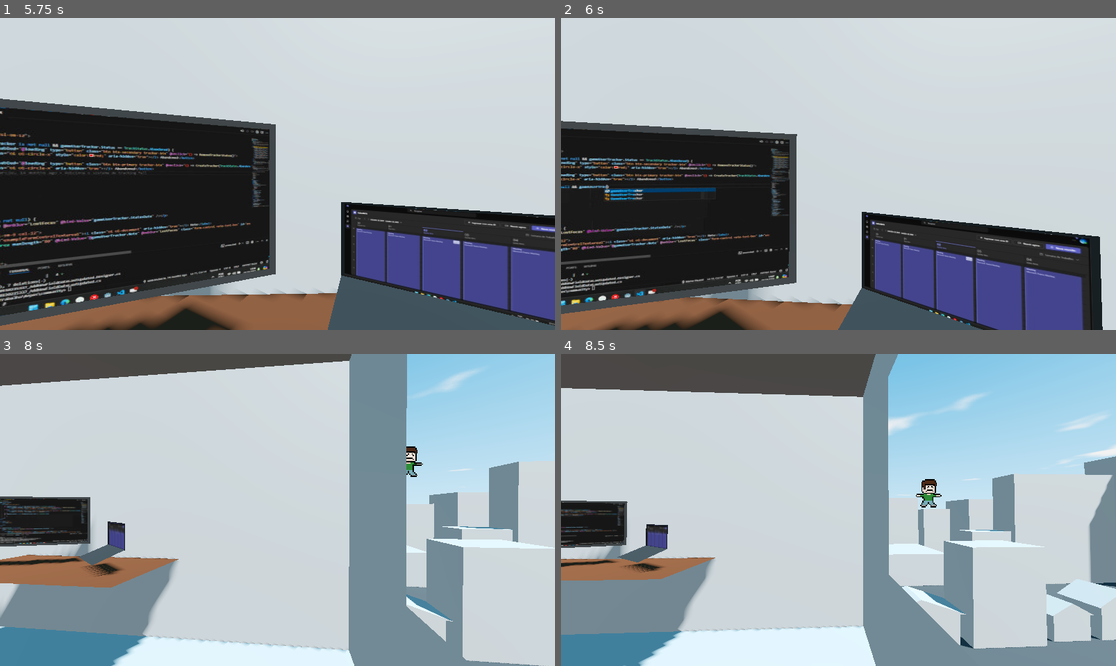
Above: before the commit, frames 1-4 (two rows, left to right).
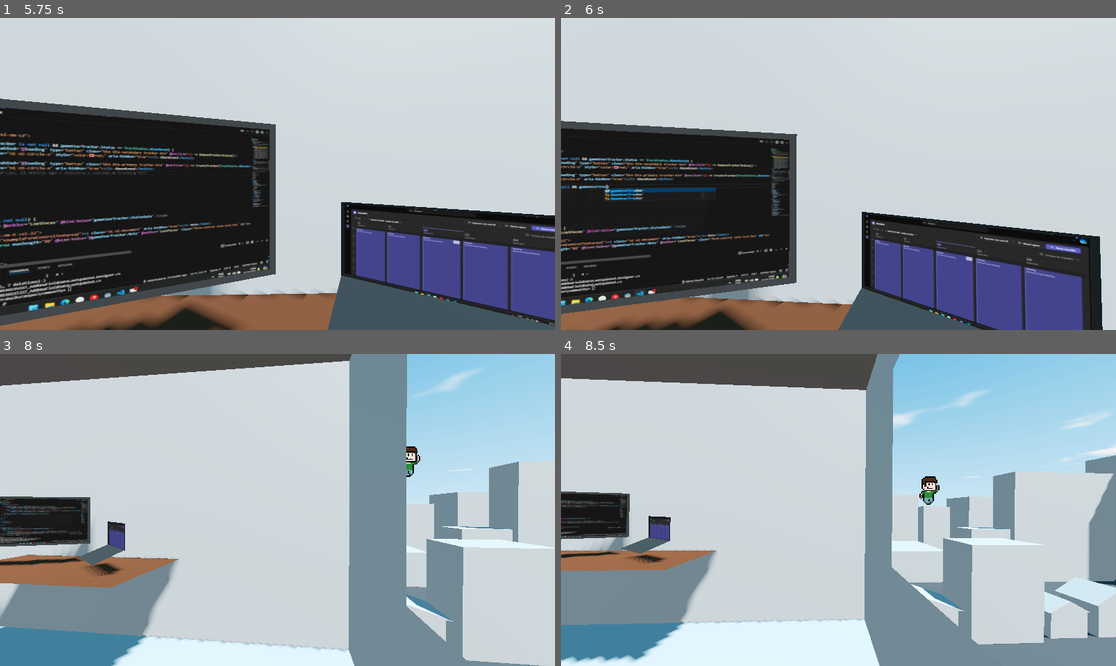
Above: after the commit, the same moments.

Repository: diguifi/were-just-old-kids
Game: Godot game, scene res://scenes/home_office.tscn
Same seed, same stepped clock (60 frames per second), same inputs: the game is played once before the commit and once after it. This scene is started directly instead of the project's main scene.
Inputs (mouse positions are in pixels of both pictures, inside the frame that each line leads up to):
- Up to frame 1 (5.75 s): tap Enter (ui_accept) at 0.5, 1.52, 1.55, 1.82, 2.85, 3.02, 3.32, 4.52, 4.55, 4.82 s; move the mouse to (305, 174) at 0.52 s; hold Enter (ui_accept) 0.53-1.28 s; hold Up (ui_up) from 0.53 s (still down); move the mouse to (249, 174) at 1.27 s; tap Ctrl (crouch) at 1.35, 3.6 s; move the mouse to (288, 167) at 2.02 s; hold Enter (ui_accept) 2.03-2.78 s; tap Shift (sprint) at 2.1, 4.35 s; move the mouse to (271, 180) at 2.77 s; move the mouse to (316, 177) at 3.52 s; hold Enter (ui_accept) 3.53-4.28 s; move the mouse to (233, 170) at 4.27 s; move the mouse to (283, 174) at 5.02 s; hold Enter (ui_accept) from 5.03 s (still down)
- Up to frame 2 (6 s): move the mouse to (816, 167) at 5.77 s; release Up (ui_up) at 5.78 s; release Enter (ui_accept) at 5.78 s; hold Right (ui_right) from 5.78 s (still down); tap Ctrl (crouch) at 5.85 s
- Up to frame 3 (8 s): tap Enter (ui_accept) at 6.02, 6.05, 6.32, 7.35, 7.52, 7.82 s; move the mouse to (305, 510) at 6.52 s; release Right (ui_right) at 6.53 s; hold Enter (ui_accept) 6.53-7.28 s; hold Up (ui_up) from 6.53 s (still down); tap Shift (sprint) at 6.6 s; move the mouse to (249, 510) at 7.27 s
- Up to frame 4 (8.5 s): keep holding Up (ui_up); move the mouse to (849, 503) at 8.02 s; hold Enter (ui_accept) from 8.03 s (still down); tap Ctrl (crouch) at 8.1 s

Frame 1 is identical in both runs. In frame 2, less than 0.1% of the frame differs, in the area x 0-98%, y 32-100%; in frame 3, less than 0.1%; in frame 4, 11%, in the area x 0-100%, y 0-100%.

Commit message:
Adds player animations on city level

Diff:
--- /dev/null
+++ b/managers/death_plane.gd
@@ -0,0 +1,16 @@
+extends Area3D
+
+
+# Called when the node enters the scene tree for the first time.
+func _ready() -> void:
+	pass # Replace with function body.
+
+
+# Called every frame. 'delta' is the elapsed time since the previous frame.
+func _process(delta: float) -> void:
+	pass
+
+
+func _on_body_entered(body: Node3D) -> void:
+	if body.name == 'Player3DCity':
+		body.died()
--- a/managers/player_3d_city.gd
+++ b/managers/player_3d_city.gd
@@ -1,12 +1,18 @@
 extends CharacterBody3D
 
 @export_node_path("CharacterBody3D") var player_path
+@onready var anim = $AnimatedSprite3D
 var distance_to_player = 1
 
 const SPEED = 5.0
 const JUMP_VELOCITY = 4.5
 var current_jump_velocity = 4.5
 var current_speed = 5.0
+var initial_position
+
+func _ready() -> void:
+	anim.play("default")
+	initial_position = position
 
 func _physics_process(delta: float) -> void:
 	if player_path:
@@ -21,6 +27,7 @@
 
 	# Handle jump.
 	if Input.is_action_just_pressed("ui_accept") and is_on_floor():
+		anim.play("jump")
 		velocity.y = current_jump_velocity
 
 	# Get the input direction and handle the movement/deceleration.
@@ -28,9 +35,13 @@
 	var input_dir := Input.get_vector("ui_left", "ui_right", "none", "none")
 	var direction := (transform.basis * Vector3(input_dir.x, 0, input_dir.y)).normalized()
 	if direction:
+		if !Input.is_action_just_pressed("ui_accept") and is_on_floor():
+			anim.play("walk")
 		velocity.x = direction.x * current_speed
 		velocity.z = direction.z * current_speed
 	else:
+		if !Input.is_action_just_pressed("ui_accept") and is_on_floor():
+			anim.play("default")
 		velocity.x = move_toward(velocity.x, 0, current_speed)
 		velocity.z = move_toward(velocity.z, 0, current_speed)
 
@@ -50,3 +61,6 @@
 
 func calculate_speed():
 	current_speed = SPEED * (distance_to_player/20)
+
+func died():
+	position = initial_position
--- a/managers/player_3d_city.tscn
+++ b/managers/player_3d_city.tscn
@@ -1,7 +1,11 @@
-[gd_scene load_steps=11 format=3 uid="uid://cttk3thaj5c8b"]
+[gd_scene load_steps=12 format=3 uid="uid://cttk3thaj5c8b"]
 
 [ext_resource type="Script" path="res://managers/player_3d_city.gd" id="1_7cgat"]
 [ext_resource type="Texture2D" uid="uid://df2b4uoqn1voa" path="res://assets/player/dude_spritesheet.png" id="1_62mht"]
+
+[sub_resource type="AtlasTexture" id="AtlasTexture_ipc7v"]
+atlas = ExtResource("1_62mht")
+region = Rect2(0, 0, 25, 27)
 
 [sub_resource type="AtlasTexture" id="AtlasTexture_xa1b4"]
 atlas = ExtResource("1_62mht")
@@ -11,26 +15,29 @@
 atlas = ExtResource("1_62mht")
 region = Rect2(0, 27, 25, 27)
 
+[sub_resource type="AtlasTexture" id="AtlasTexture_8qilp"]
+atlas = ExtResource("1_62mht")
+region = Rect2(25, 0, 25, 27)
+
 [sub_resource type="AtlasTexture" id="AtlasTexture_7112q"]
 atlas = ExtResource("1_62mht")
 region = Rect2(0, 0, 25, 27)
 
-[sub_resource type="AtlasTexture" id="AtlasTexture_8qilp"]
+[sub_resource type="AtlasTexture" id="AtlasTexture_rg56a"]
 atlas = ExtResource("1_62mht")
-region = Rect2(25, 0, 25, 27)
+region = Rect2(75, 0, 25, 27)
 
 [sub_resource type="AtlasTexture" id="AtlasTexture_5un3h"]
 atlas = ExtResource("1_62mht")
 region = Rect2(50, 0, 25, 27)
 
-[sub_resource type="AtlasTexture" id="AtlasTexture_rg56a"]
-atlas = ExtResource("1_62mht")
-region = Rect2(75, 0, 25, 27)
-
 [sub_resource type="SpriteFrames" id="SpriteFrames_q0g7a"]
 animations = [{
-"frames": [],
-"loop": true,
+"frames": [{
+"duration": 1.0,
+"texture": SubResource("AtlasTexture_ipc7v")
+}],
+"loop": false,
 "name": &"default",
 "speed": 5.0
 }, {
@@ -52,20 +59,20 @@
 }, {
 "frames": [{
 "duration": 1.0,
+"texture": SubResource("AtlasTexture_8qilp")
+}, {
+"duration": 1.0,
 "texture": SubResource("AtlasTexture_7112q")
 }, {
 "duration": 1.0,
-"texture": SubResource("AtlasTexture_8qilp")
+"texture": SubResource("AtlasTexture_rg56a")
 }, {
 "duration": 1.0,
 "texture": SubResource("AtlasTexture_5un3h")
-}, {
-"duration": 1.0,
-"texture": SubResource("AtlasTexture_rg56a")
 }],
 "loop": true,
 "name": &"walk",
-"speed": 15.0
+"speed": 5.0
 }]
 
 [sub_resource type="BoxShape3D" id="BoxShape3D_upbhf"]
@@ -79,7 +86,8 @@
 billboard = 1
 texture_filter = 0
 sprite_frames = SubResource("SpriteFrames_q0g7a")
-animation = &"hurt"
+animation = &"walk"
+frame_progress = 0.655182
 
 [node name="CollisionShape3D" type="CollisionShape3D" parent="."]
 transform = Transform3D(1, 0, 0, 0, 1, 0, 0, 0, 1, 0, -0.0209961, 0)
--- a/scenes/home_office.tscn
+++ b/scenes/home_office.tscn
@@ -15,6 +15,7 @@
 [ext_resource type="PackedScene" uid="uid://d2sadhxrldf42" path="res://scenes/house.tscn" id="12_6iqs6"]
 [ext_resource type="PackedScene" uid="uid://b5xm5psk8wcmx" path="res://assets/trees/old_trees/tree.tscn" id="13_fp03l"]
 [ext_resource type="PackedScene" uid="uid://cttk3thaj5c8b" path="res://managers/player_3d_city.tscn" id="14_yw07n"]
+[ext_resource type="Script" path="res://managers/death_plane.gd" id="16_h7jxc"]
 
 [sub_resource type="PlaneMesh" id="PlaneMesh_wq5w7"]
 size = Vector2(8, 8)
@@ -170,6 +171,9 @@
 
 [sub_resource type="BoxShape3D" id="BoxShape3D_5dd3h"]
 size = Vector3(21.4922, 14.937, 27.3844)
+
+[sub_resource type="BoxShape3D" id="BoxShape3D_koesa"]
+size = Vector3(357.234, 103.704, 271.277)
 
 [node name="HomeOffice" type="Node3D"]
 
@@ -556,5 +560,14 @@
 transform = Transform3D(1, 0, 0, 0, 1, 0, 0, 0, 1, -115.425, 23.9741, -60.5514)
 player_path = NodePath("../Character")
 
+[node name="DeathPlane" type="Area3D" parent="."]
+transform = Transform3D(1, 0, 0, 0, 1, 0, 0, 0, 1, -33.2802, -24.8324, -106.979)
+script = ExtResource("16_h7jxc")
+
+[node name="CollisionShape3D" type="CollisionShape3D" parent="DeathPlane"]
+transform = Transform3D(1, 0, 0, 0, 1, 0, 0, 0, 1, 11.0028, -51.3518, 13.9595)
+shape = SubResource("BoxShape3D_koesa")
+
 [connection signal="body_entered" from="Apartment/Area3DApartmentView" to="Apartment/Area3DApartmentView" method="_on_body_entered"]
 [connection signal="body_exited" from="Apartment/Area3DApartmentView" to="Apartment/Area3DApartmentView" method="_on_body_exited"]
+[connection signal="body_entered" from="DeathPlane" to="DeathPlane" method="_on_body_entered"]
Not shown: 1 places in scenes/home_office.tscn that only renumber resources
